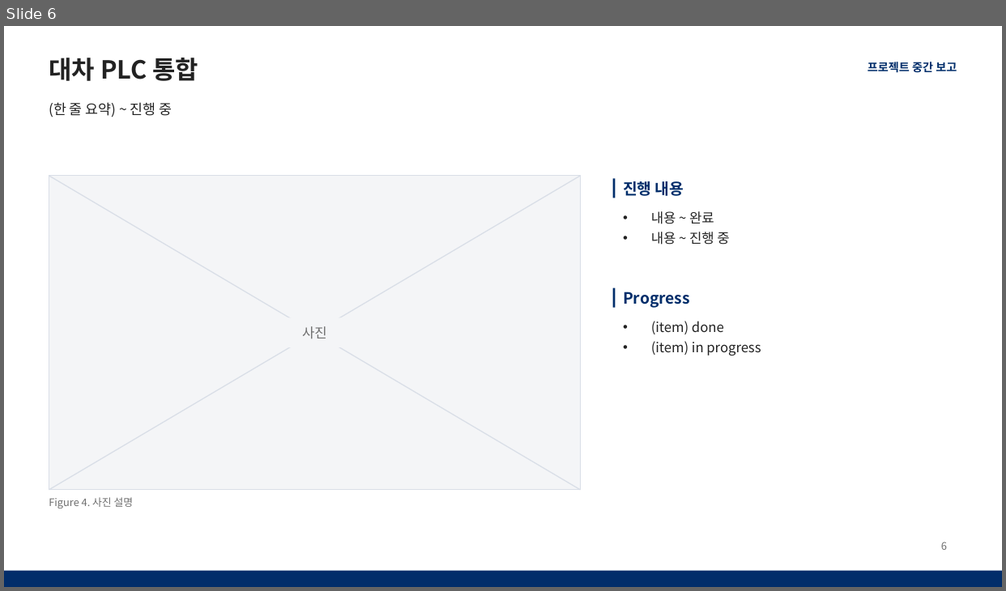
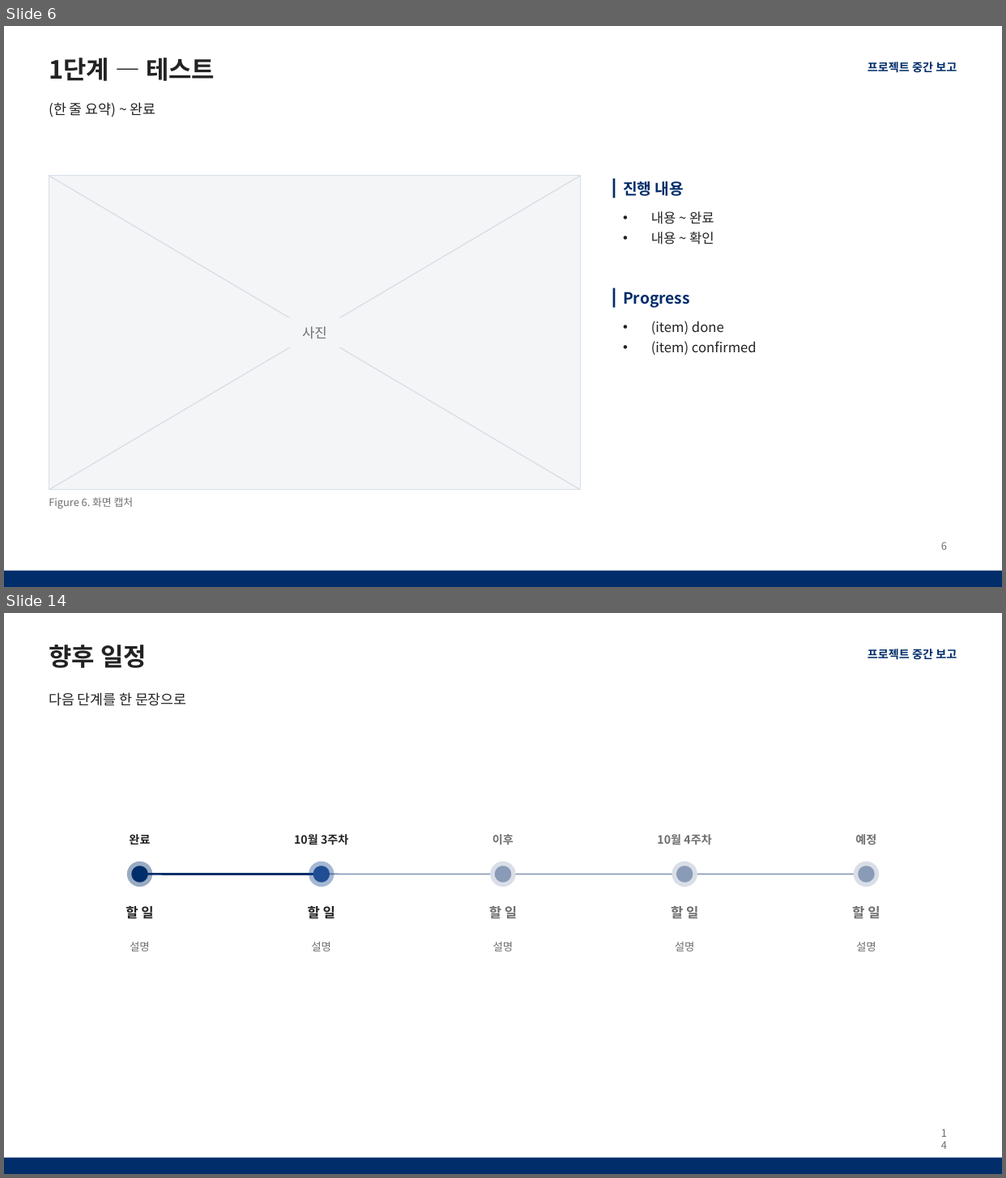
Before and after one commit to chanyee725/PPT-Template, a slide deck: templates/interim-report.pptx. Shown one above the other, each under a label of ours: slide 6 before the commit, slides 6 and 14 after it; the slides between them are not shown. The pictures are 1006x591 and 1006x1178 pixels, drawn with LibreOffice and Linux fonts; fonts in the diff are those of the drawing. Boxes give left, top, right and bottom in pixels: in the first picture for what was removed or moved away, otherwise in the second. Text is boxed around its words. In the diff, an @@ line names an element or a change of style, - is before the commit and + after.

```diff
--- a/templates/interim-report.pptx
+++ b/templates/interim-report.pptx
@@ slide 14 added at box(4, 613, 1002, 1174), background #FFFFFF; not listed: 2 template elements that a slide beside it also shows @@
@@ title added at box(49, 645, 147, 668), 24 pt, text #222222, bold @@
+향후 일정
@@ text added at box(49, 692, 187, 706), 13.5 pt, text #222222 @@
+다음 단계를 한 문장으로
@@ text added at box(129, 834, 150, 845), 11 pt, text #222222, bold @@
+완료
@@ text added at box(294, 834, 348, 845), 11 pt, text #222222, bold @@
+10월 3주차
@@ text added at box(492, 834, 513, 845), 11 pt, text #6E6E6E, bold @@
+이후
@@ text added at box(657, 834, 711, 845), 11 pt, text #6E6E6E, bold @@
+10월 4주차
@@ text added at box(855, 834, 876, 845), 11 pt, text #6E6E6E, bold @@
+예정
@@ ellipse added at box(127, 862, 152, 887), fill #012D6A at 40% opacity @@
@@ ellipse added at box(131, 866, 147, 883), fill #012D6A @@
@@ line added from (139, 875) to (867, 875), #8A9BB8 1.5 pt @@
@@ line added from (139, 875) to (322, 875), #012D6A 2 pt @@
@@ ellipse added at box(309, 862, 334, 887), fill #1F4E94 at 40% opacity @@
@@ ellipse added at box(313, 866, 330, 883), fill #1F4E94 @@
@@ ellipse added at box(491, 862, 516, 887), fill #D9DEE7 @@
@@ ellipse added at box(495, 866, 512, 883), fill #8A9BB8 @@
@@ ellipse added at box(671, 862, 697, 887), fill #D9DEE7 @@
@@ ellipse added at box(676, 866, 692, 883), fill #8A9BB8 @@
@@ ellipse added at box(854, 862, 879, 887), fill #D9DEE7 @@
@@ ellipse added at box(859, 866, 875, 883), fill #8A9BB8 @@
@@ text added at box(126, 906, 153, 919), 13 pt, text #222222, bold @@
+할 일
@@ text added at box(308, 906, 335, 919), 13 pt, text #222222, bold @@
+할 일
@@ text added at box(489, 906, 517, 918), 13 pt, text #6E6E6E, bold @@
+할 일
@@ text added at box(671, 906, 698, 918), 13 pt, text #6E6E6E, bold @@
+할 일
@@ text added at box(852, 906, 880, 918), 13 pt, text #6E6E6E, bold @@
+할 일
@@ text added at box(130, 942, 150, 952), 10.5 pt, text #6E6E6E @@
+설명
@@ text added at box(311, 942, 331, 952), 10.5 pt, text #6E6E6E @@
+설명
@@ text added at box(493, 942, 513, 952), 10.5 pt, text #6E6E6E @@
+설명
@@ text added at box(675, 942, 695, 952), 10.5 pt, text #6E6E6E @@
+설명
@@ text added at box(856, 942, 876, 952), 10.5 pt, text #6E6E6E @@
+설명
@@ page number added at box(931, 1123, 957, 1144), 10 pt, text #6E6E6E @@
+14
@@ slide 6 changed as well @@
@@ title at box(49, 58, 215, 81): text changed @@
-대차 PLC 통합
+1단계 — 테스트
@@ text at box(49, 102, 156, 118): text changed @@
-(한 줄 요약) ~ 진행 중
+(한 줄 요약) ~ 완료
@@ text at box(651, 232, 714, 245): text changed @@
-• 내용 ~ 진행 중
+• 내용 ~ 확인
@@ text at box(651, 341, 756, 355): text changed @@
-• (item) in progress
+• (item) confirmed
@@ text at box(49, 497, 134, 509): text changed @@
-Figure 4. 사진 설명
+Figure 6. 화면 캡처
```
Also in this commit, not shown: 2 other slides changed, 11 other slides added, 7 slides removed, 1 other file.
